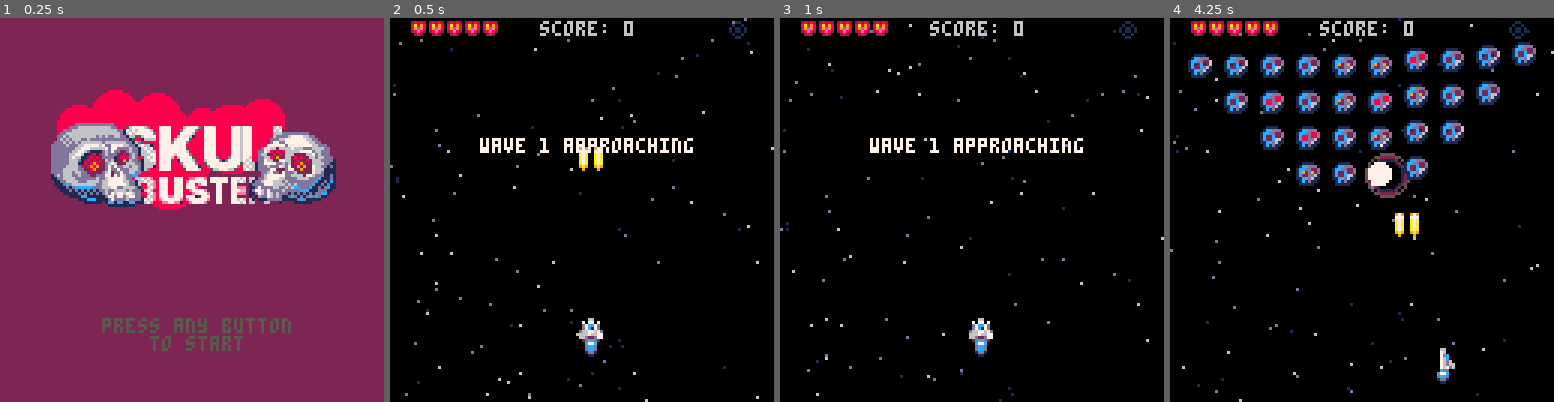
Above: before the commit, frames 1-4 (left to right).
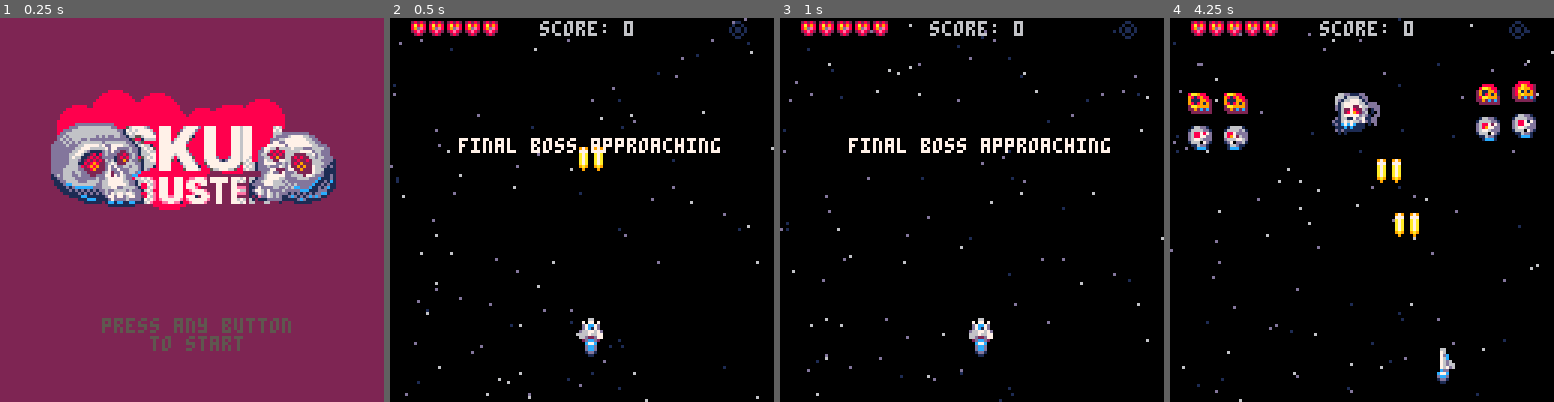
Above: after the commit, the same moments.

Repository: jimmac/pico-shed
Game: PICO-8 cartridge skulls.p8
Same seed, same stepped clock (60 frames per second), same inputs: the game is played once before the commit and once after it.
Inputs:
- Up to frame 1 (0.25 s): no input
- Up to frame 2 (0.5 s): tap X (X key) at 0.33 s
- Up to frame 3 (1 s): tap O (Z key) at 0.7 s
- Up to frame 4 (4.25 s): tap X (X key) at 1.07, 1.85, 2.97, 4.08 s; hold Right 1.6-2.1 s; tap O (Z key) every 0.4 s from 1.7 to 4.1 s; hold Up 2.15-2.42 s; hold Right 2.47-3.03 s; hold Left 3.08-3.58 s; hold Down 3.63-3.97 s; hold Right from 4.02 s (still down)

Frame 1 is identical in both runs. In frame 2, 1.6% of the frame differs, in the area x 17-86%, y 31-36%; in frame 3, 1.6%; in frame 4, 12%, in the area x 4-96%, y 6-47%.

Commit message:
more win screen tweakery

Diff:
--- a/skulls.p8
+++ b/skulls.p8
@@ -61,8 +61,8 @@
 	--mode="wavetext"
 	flash=0
 	firet=0
-	wave=0
-	lastwave=7
+	wave=5
+	lastwave=6
 	nextwave()
 	wavet=160
 	nextfire=300
@@ -951,9 +951,7 @@
 
 
 function draw_bgpattern()
-	fillp(▥)
-	rectfill(0,0,128,128,0)
-	fillp()
+	cls(1)
 
  pal(1,2)
 	for i=0,16 do
Not shown, changed: the music (__music__) section of skulls.p8
Not shown, changed: the sound effects (__sfx__) section of skulls.p8
